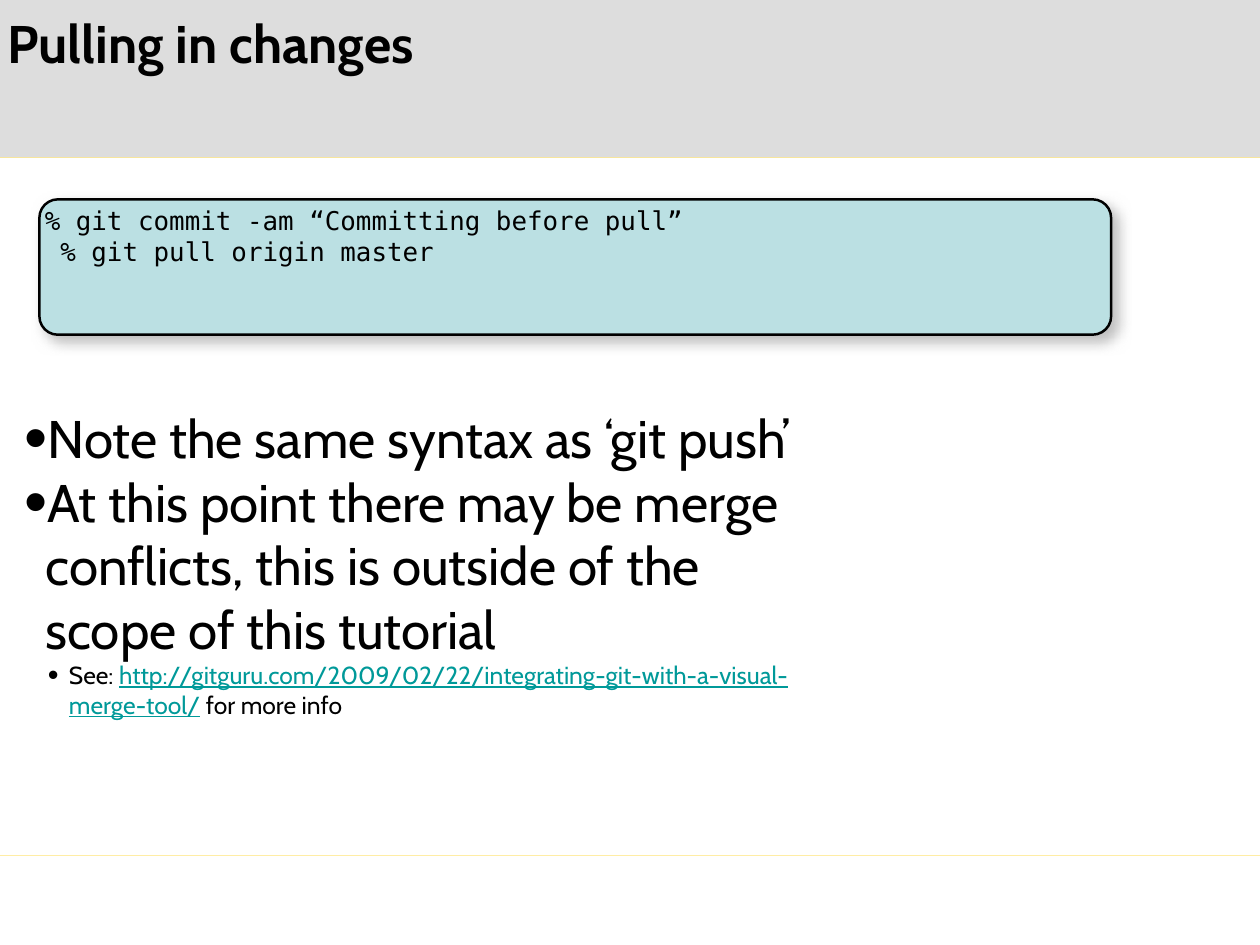
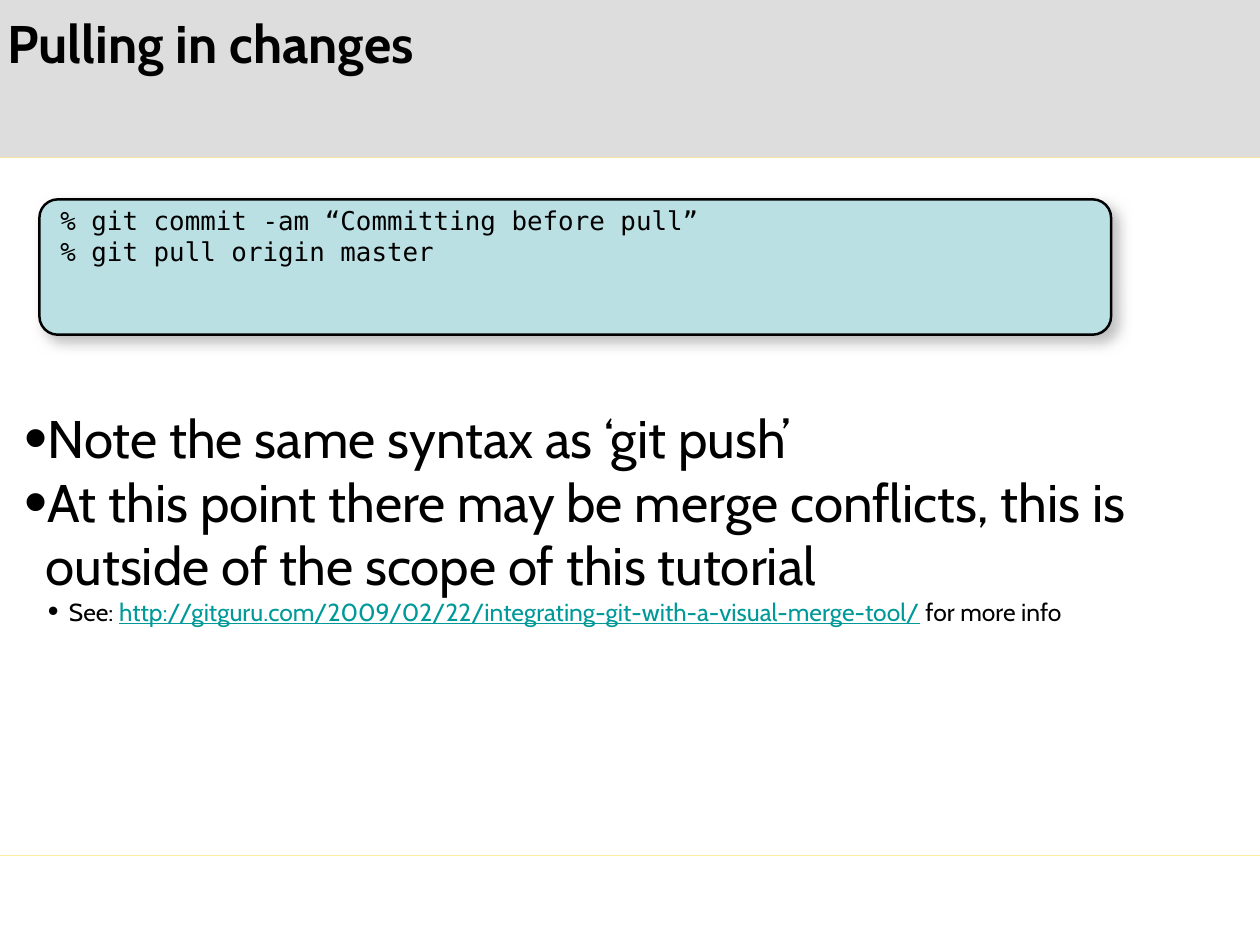
Before and after one commit to mglazer/GitPresentation, a slide deck: slide 13 of presentation.pptx. Drawn at 1260x945 pixels with LibreOffice and Linux fonts; fonts in the diff are those of the drawing; background and template pictures are left out. Boxes give left, top, right and bottom in pixels: in the first picture for what was removed or moved away, otherwise in the second. Text is boxed around its words. In the diff, an @@ line names an element or a change of style, - is before the commit and + after.

```diff
--- a/presentation.pptx
+++ b/presentation.pptx
@@ text "Note the same syntax as ..." rewrapped from (46, 418, 791, 719) to (46, 418, 1125, 626) @@
```
Also in this commit, not shown: 2 other slides changed, 4 slides added, 1 other file.
